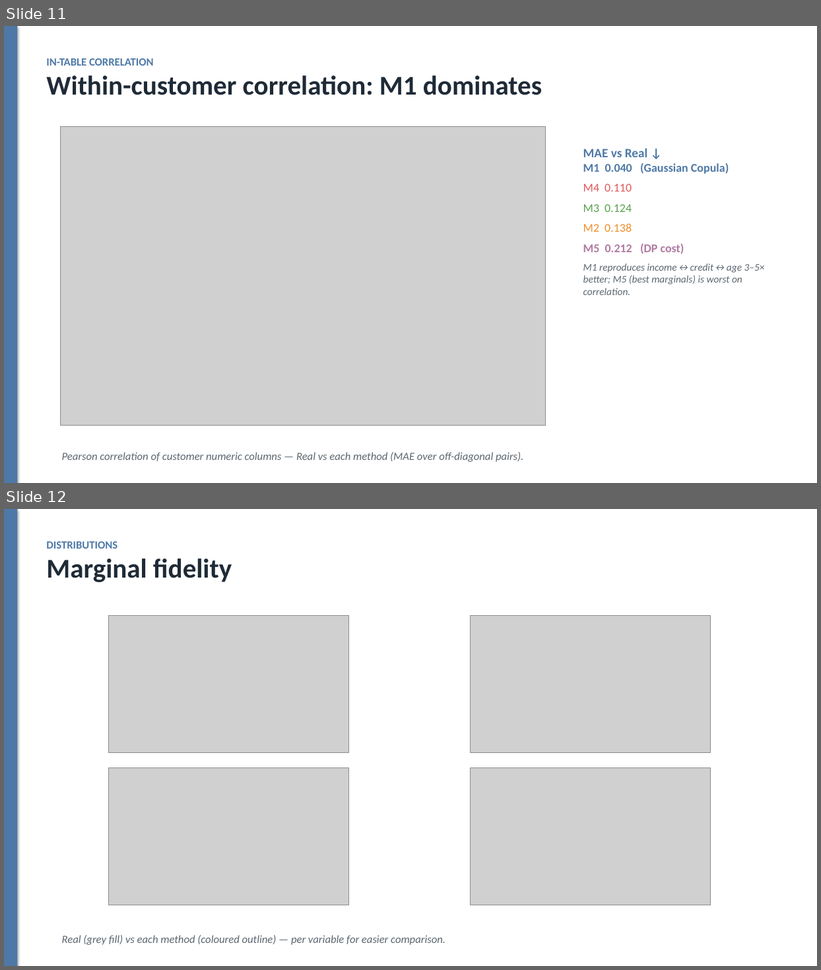
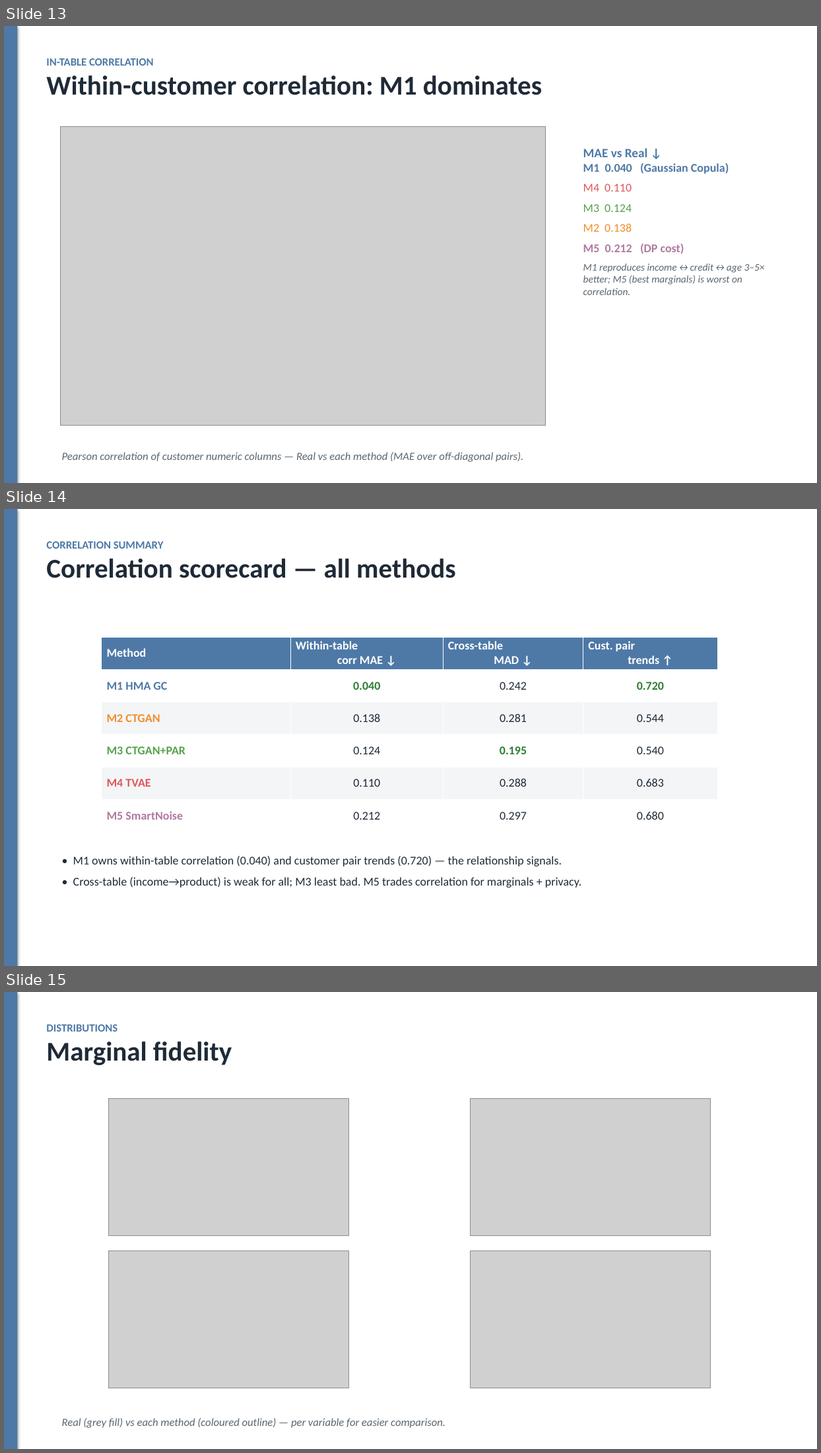
Before and after one commit to dylanwang2111/synthetic_data_gen, a slide deck: slides.pptx. Shown one above the other, each under a label of ours: slides 11 and 12 before the commit, slides 13, 14 and 15 after it. The pictures are 821x970 and 821x1453 pixels, drawn with LibreOffice and Linux fonts; fonts in the diff are those of the drawing; grey boxes stand for pictures. Boxes give left, top, right and bottom in pixels: in the first picture for what was removed or moved away, otherwise in the second. Text is boxed around its words. In the diff, an @@ line names an element or a change of style, - is before the commit and + after.

Commit message:
Add metric-explainer and correlation-scorecard slides
- Two "how they're computed" slides after Evaluation: SDMetrics fidelity
  (Cust/Txn Shapes, Cust Pairs, Diagnostic with KS/TV/Correlation/Contingency
  definitions) and custom metrics (Cross-table MAD, Within-table corr MAE,
  IA KS p-value, Autocorr MAE with formulas + ↑/↓).
- New correlation scorecard table slide: within-table corr MAE, cross-table MAD
  and customer pair trends for all five methods (winners highlighted).
Deck now 18 slides; all include M5.

```diff
--- a/slides.pptx
+++ b/slides.pptx
@@ slide 14 added at [4, 509, 817, 966], background #FFFFFF @@
@@ rectangle added at [4, 509, 17, 966], fill #4E79A7 @@
@@ text added at [46, 541, 456, 578], 32 pt, text #1F2A37, bold @@
+CORRELATION SUMMARY
+Correlation scorecard — all methods
@@ table added at [102, 637, 717, 832], 6 rows, 4 columns @@
+Method | Within-table corr MAE ↓ | Cross-table MAD ↓ | Cust. pair trends ↑
+M1 HMA GC | 0.040 | 0.242 | 0.720
+M2 CTGAN | 0.138 | 0.281 | 0.544
+M3 CTGAN+PAR | 0.124 | 0.195 | 0.540
+M4 TVAE | 0.110 | 0.288 | 0.683
+M5 SmartNoise | 0.212 | 0.297 | 0.680
@@ text added at [73, 856, 582, 888], 14 pt, text #1F2A37 @@
+• M1 owns within-table correlation (0.040) and customer pair trends (0.720) — the relationship signals.
+• Cross-table (income→product) is weak for all; M3 least bad. M5 trades correlation for marginals + privacy.
@@ what was slide 11 is now slide 13 @@
@@ what was slide 12 is now slide 15 @@
```
Also in this commit, not shown: 2 other slides added, 1 other file.
